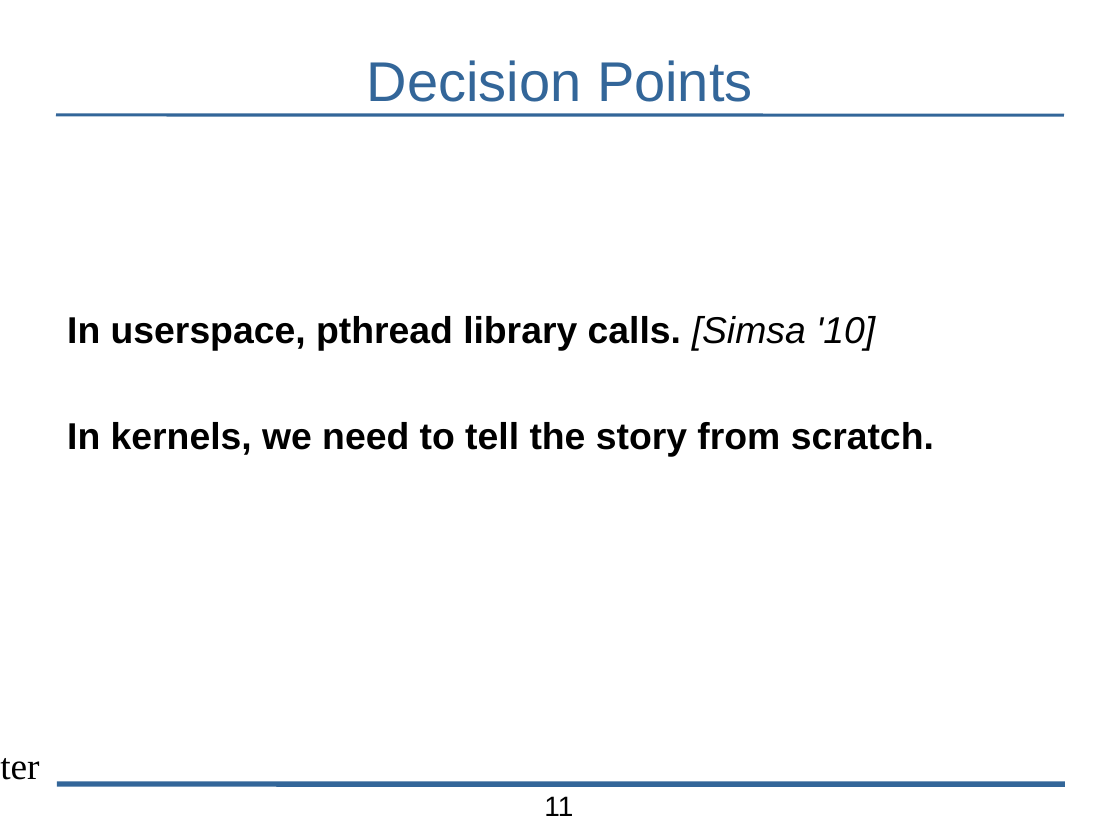
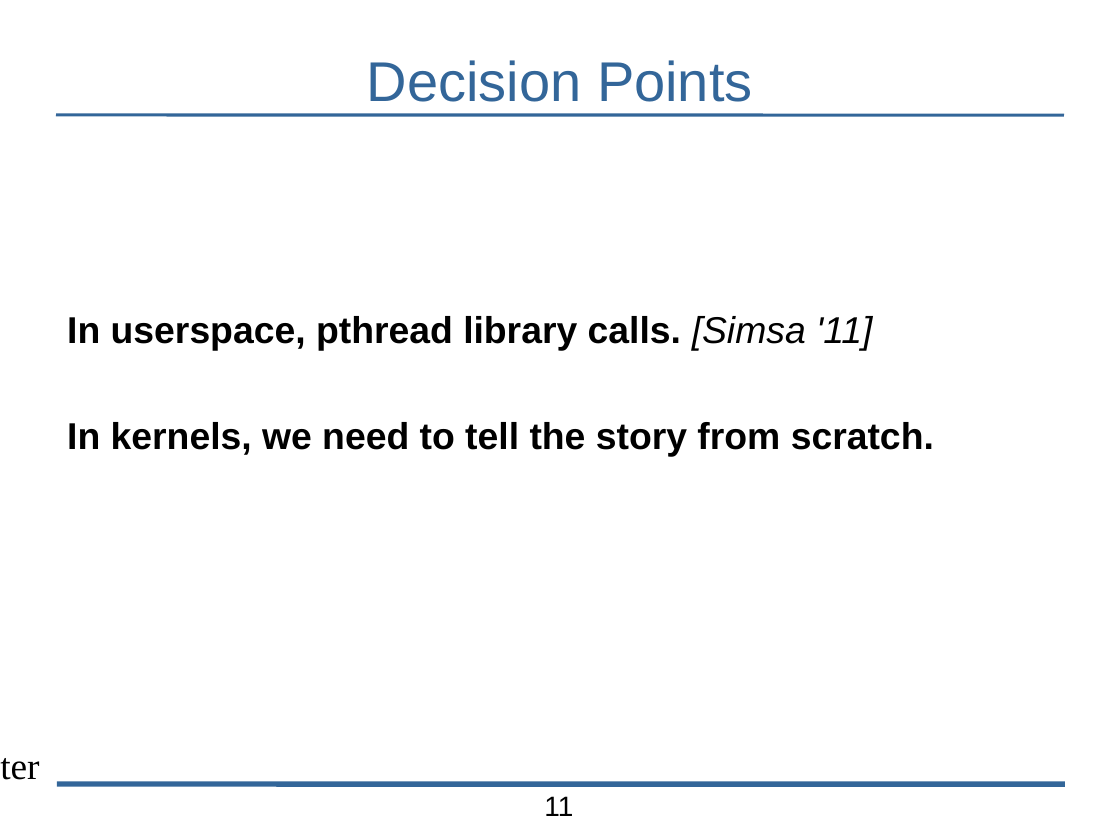
Before and after one commit to bblum/talks, a slide deck: slide 11 of pdl-retreat/pdl-talk.odp. Drawn at 1120x840 pixels with LibreOffice and Linux fonts; fonts in the diff are those of the drawing; background and template pictures are left out. Boxes give left, top, right and bottom in pixels: in the first picture for what was removed or moved away, otherwise in the second. Text is boxed around its words. In the diff, an @@ line names an element or a change of style, - is before the commit and + after.

```diff
--- a/pdl-retreat/pdl-talk.odp
+++ b/pdl-retreat/pdl-talk.odp
@@ text at [67, 316, 872, 350]: text changed @@
-In userspace, pthread library calls. [Simsa '10]
+In userspace, pthread library calls. [Simsa '11]
```
Also in this commit, not shown: 6 other slides changed, 1 other file.
